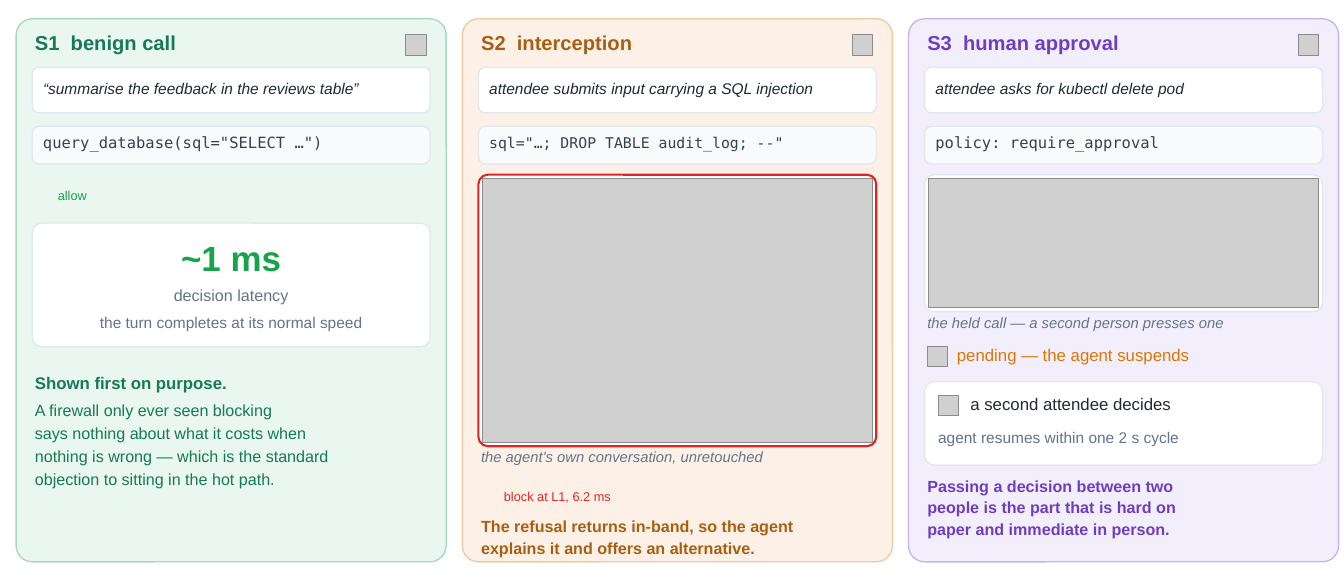
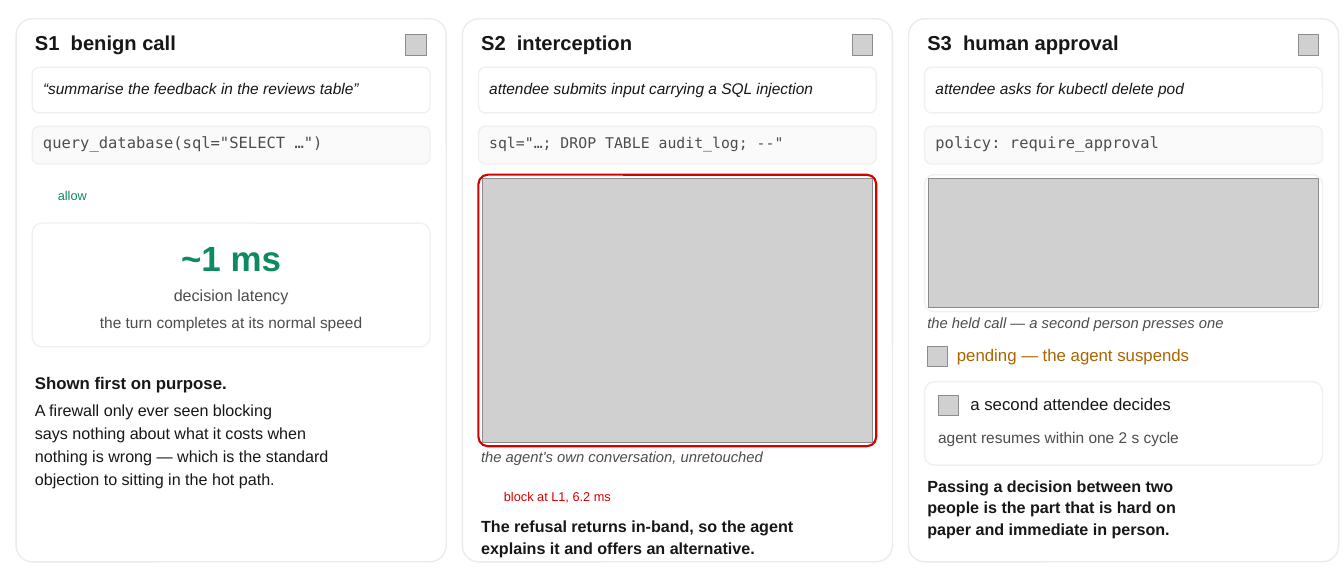
Before and after one commit to Justin0504/Aegis, a slide deck: slide 1 of research/paper-arxiv/images/demo_walkthrough.pptx. Drawn at 1344x578 pixels with LibreOffice and Linux fonts; fonts in the diff are those of the drawing; grey boxes stand for pictures; background and template pictures are left out. Boxes give left, top, right and bottom in pixels: in the first picture for what was removed or moved away, otherwise in the second. Text is boxed around its words. In the diff, an @@ line names an element or a change of style, - is before the commit and + after.

```diff
--- a/research/paper-arxiv/images/demo_walkthrough.pptx
+++ b/research/paper-arxiv/images/demo_walkthrough.pptx
@@ rounded rectangle at (16,18,446,561): fill #EAF6F0 to #FFFFFF; outline #A8D8C0 1 pt to #EBEBEB 1 pt @@
@@ rounded rectangle at (463,18,892,561): fill #FDF1E7 to #FFFFFF; outline #F0C9A0 1 pt to #EBEBEB 1 pt @@
@@ rounded rectangle at (909,18,1338,561): fill #F3EEFB to #FFFFFF; outline #C7B4EC 1 pt to #EBEBEB 1 pt @@
@@ fill #F8FAFC to #FAFAFA; outline #E2E8F0 1 pt to #F0F0F0 1 pt in 3 elements at (32,127,430,164), (478,127,876,164), (925,127,1323,164) @@
@@ text colour #334155 to #4D4D4D in 3 elements at (43,136,285,152), (489,136,748,152), (935,136,1159,152) @@
@@ rounded rectangle at (478,175,876,447): outline #DC2626 1.6 pt to #D40000 1.6 pt @@
@@ text "allow" at (58,190,87,200): text colour #16A34A to #0E8A5F @@
@@ text "~1 ms" at (181,247,282,272): text colour #16A34A to #0E8A5F @@
@@ text "pending — the agent suspends" at (957,348,1189,365): text colour #D97706 to #A96500 @@
@@ outline #E2E8F0 1 pt to #F0F0F0 1 pt in 6 elements at (32,67,430,112), (478,67,876,112), (925,67,1323,112), (32,224,430,347), (925,175,1323,313), (925,381,1323,464) @@
@@ text colour #1F2937 to #171717 in 4 elements at (43,82,359,94), (489,82,813,97), (935,82,1184,97), (970,397,1171,410) @@
@@ text colour #64748B to #4D4D4D in 5 elements at (174,289,288,305), (100,317,362,331), (481,451,763,465), (927,317,1224,331), (938,432,1179,446) @@
@@ text colour #15795A to #171717 in 6 elements at (35,35,176,55), (35,376,227,393), (35,404,272,420), (35,427,306,443), (35,450,329,466), (35,473,275,489) @@
@@ text "block at L1, 6.2 ms" at (504,491,611,503): text colour #DC2626 to #D40000 @@
@@ text colour #A85F12 to #171717 in 3 elements at (481,35,632,55), (481,520,793,536), (481,542,755,557) @@
@@ text colour #6D3FBF to #171717 in 4 elements at (927,35,1119,55), (927,480,1174,496), (927,501,1176,517), (927,523,1170,539) @@
```
Also in this commit, not shown: 53 other files.
